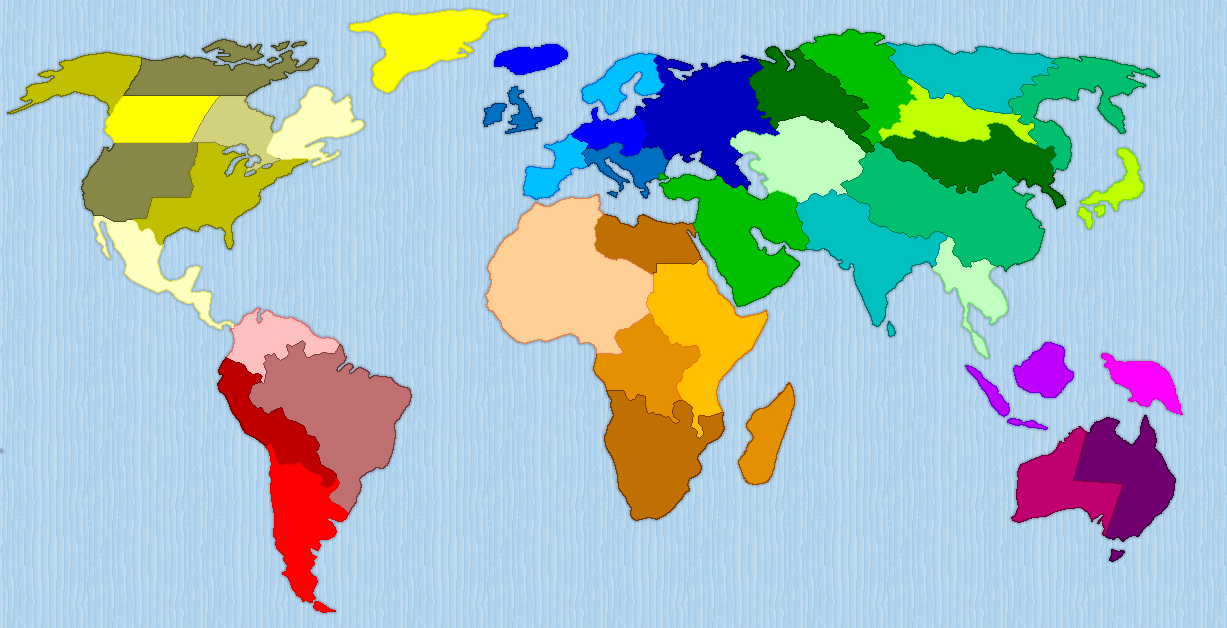
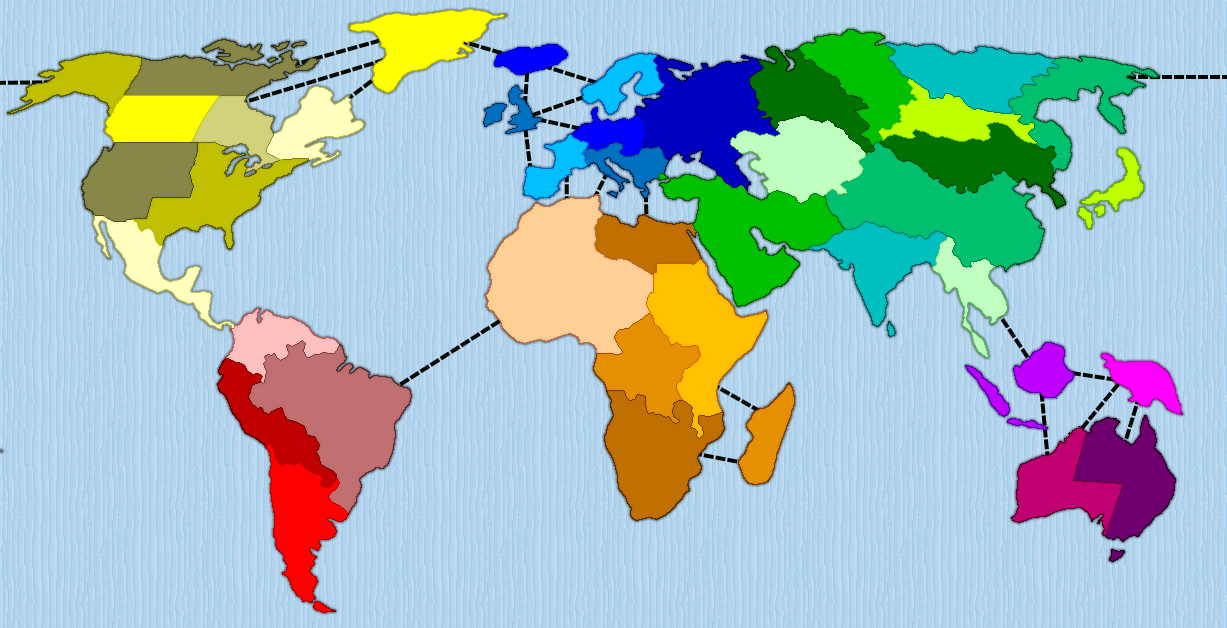
Layers edited between the first and the second 1227×628 image:
added layer "sad - copia#6" (screen) above "sad - copia#3" over [0,9,1203,613]
added layer "sad - copia#3" (darken, 49%) above "sad - copia#4" over [0,6,1185,616]
added layer "sad - copia#4" above "sad - copia#1" over [7,9,1183,613]
hid "sad" over [0,9,1203,613]
hid "sad - copia#2" over [0,6,1185,616]
hid "sad - copia" over [7,9,1183,613]
added layer "Collegamenti#1" above "ops" over [0,33,1227,486]
